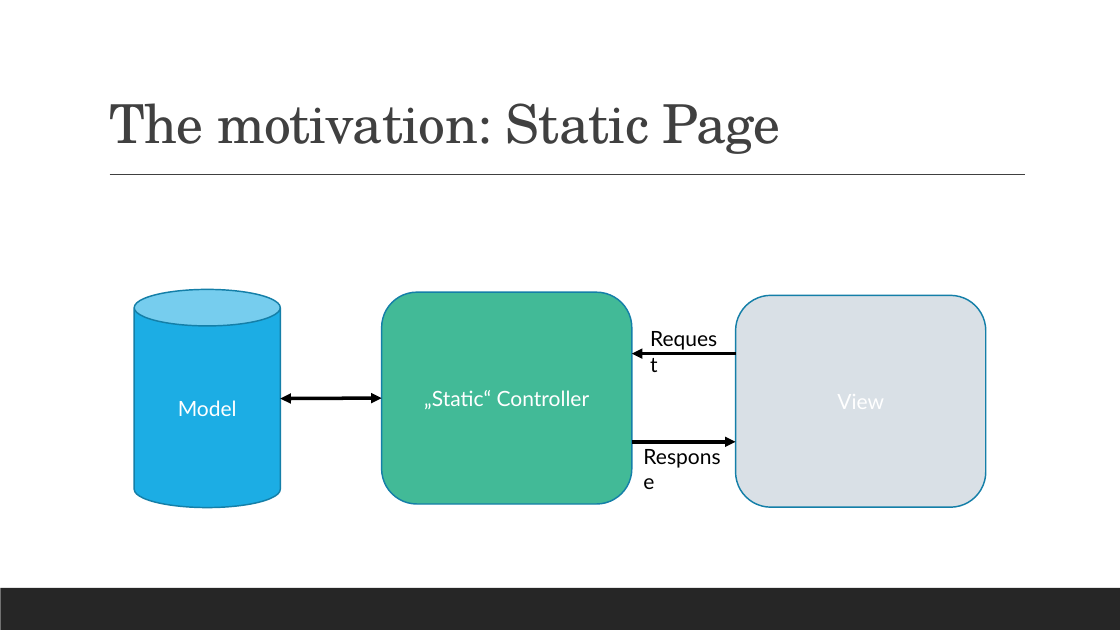
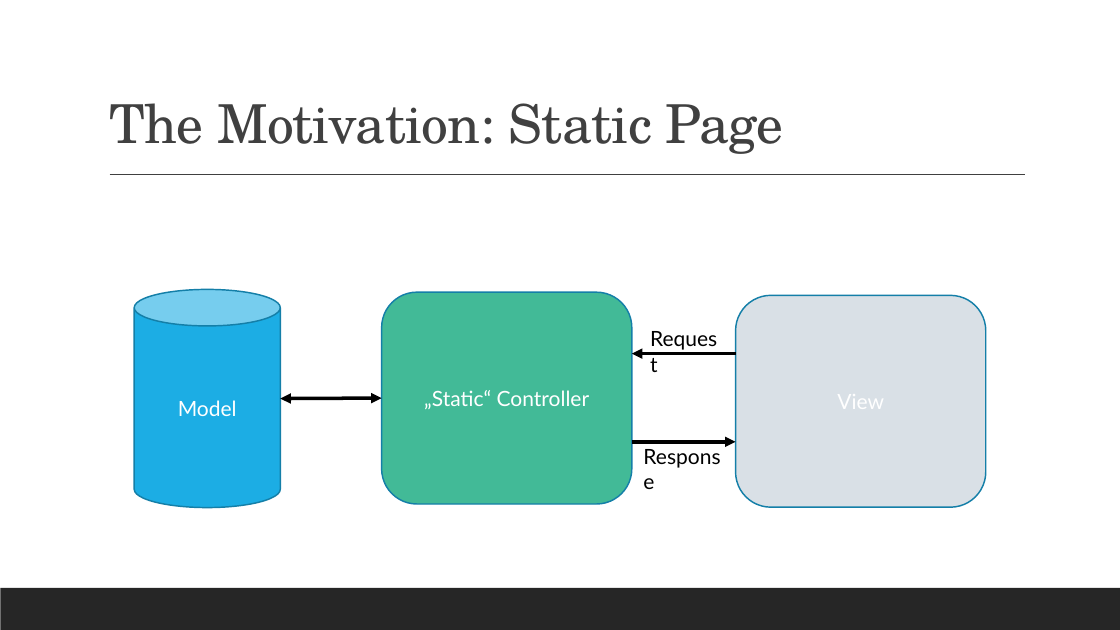
Before and after one commit to j-sieben/ADC, a slide deck: slide 3 of DOC/Architecture.pptx. Drawn at 1120x630 pixels with LibreOffice and Linux fonts; fonts in the diff are those of the drawing. Boxes give left, top, right and bottom in pixels: in the first picture for what was removed or moved away, otherwise in the second. Text is boxed around its words. In the diff, an @@ line names an element or a change of style, - is before the commit and + after.

```diff
--- a/DOC/Architecture.pptx
+++ b/DOC/Architecture.pptx
@@ title at bbox=[109, 103, 784, 154]: text changed @@
-The motivation: Static Page
+The Motivation: Static Page
```
Also in this commit, not shown: 5 other slides changed, 2 slides added, 1 other file.
